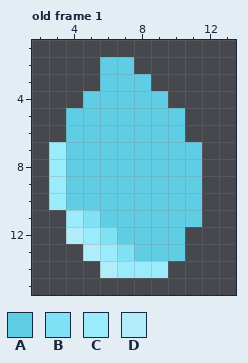
File history of a pixel-art file, Resources/ase/RainDrop.ase. The picture above is the old version.
16x16 pixels, 1 frame. Shown: old frame 1: x 2..13, y 1..15. The commit also changed other frames, which this record leaves out.
Palette (. is transparent): A #5fcde4  B #80e0f4  C #9aebfb  D #b2ecf8
Pixels before, old frame 1, first column x 3:
 2 ...AA....
 3 ...AAA...
 4 ..AAAAA..
 5 .AAAAAAA.
 6 .AAAAAAA.
 7 CAAAAAAAA
 8 CAAAAAAAA
 9 CAAAAAAAA
10 CAAAAAAAA
11 .CBAAAAAA
12 .DCBAAAA.
13 ..DCBAAA.
14 ...DCCC..
And afterwards:
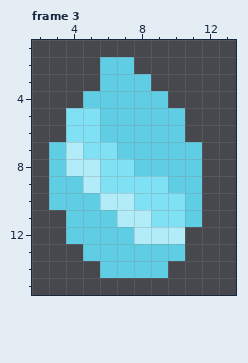
A new or re-ordered frame is compared with the old frame closest to it.
The exact change:
frames 1 -> 4
Changed rows in their new state; - is an unchanged pixel.
Frame 3 is new; against old frame 1:
first column x 3:
 5 -BB-----
 6 -BB-----
 7 ADBB----
 8 ADDBB---
 9 A-DBBBB-
10 A--DDBBB
11 -AA-DDBB
12 -AAA-DDD
13 --AAA---
14 ---AAAA-
Where, in picture pixels (left, top, right, bottom), the same in both pictures:
changed: (49, 108, 185, 278)
